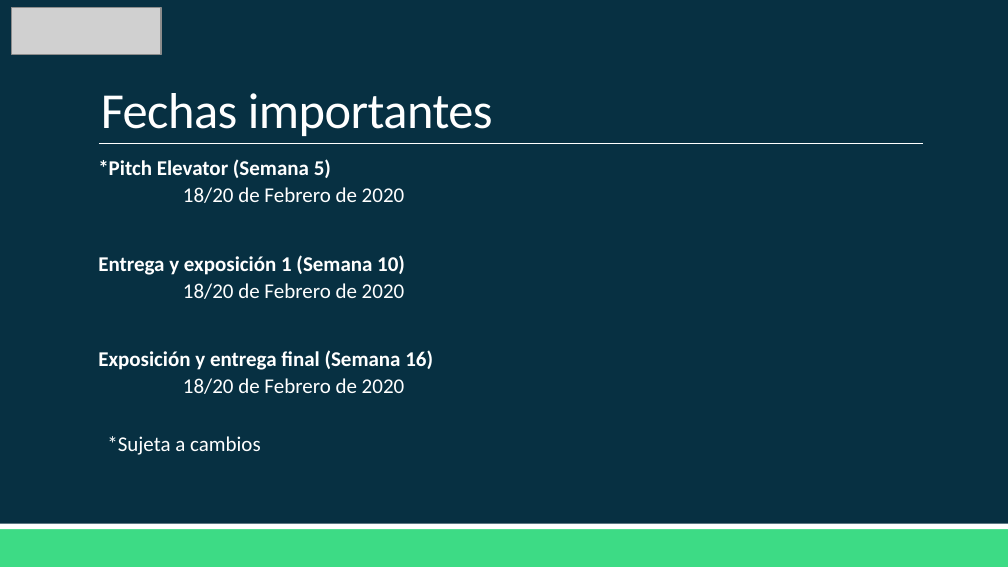
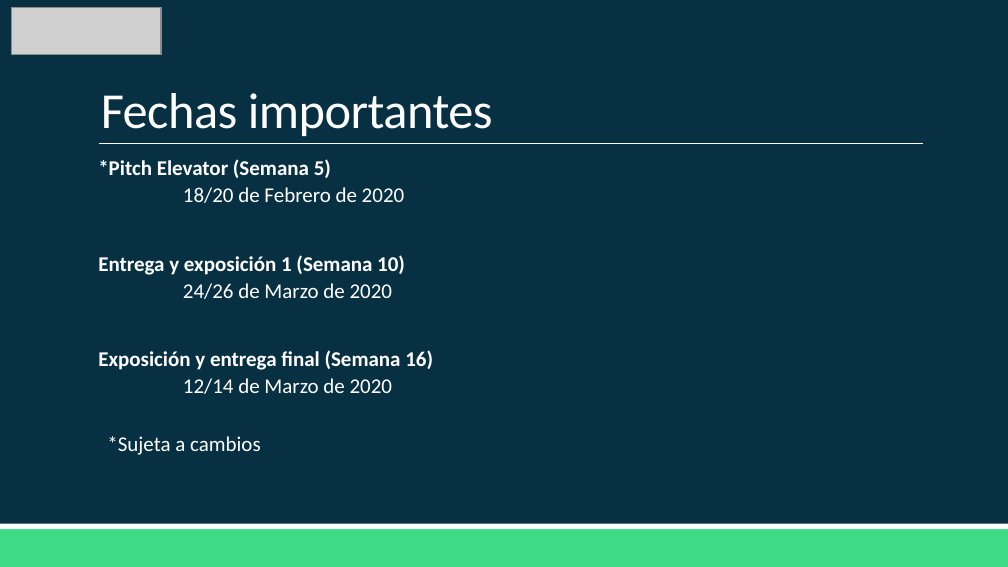
Before and after one commit to Domiciano/AppMoviles201, a slide deck: slide 9 of Clase1/Clase 1.pptx. Drawn at 1008x567 pixels with LibreOffice and Linux fonts; fonts in the diff are those of the drawing; grey boxes stand for pictures. Boxes give left, top, right and bottom in pixels: in the first picture for what was removed or moved away, otherwise in the second. Text is boxed around its words. In the diff, an @@ line names an element or a change of style, - is before the commit and + after.

```diff
--- a/Clase1/Clase 1.pptx
+++ b/Clase1/Clase 1.pptx
@@ text at [183,283,392,299]: text changed @@
-  18/20 de Febrero de 2020
+  24/26 de Marzo de 2020
@@ text at [183,378,392,394]: text changed @@
-  18/20 de Febrero de 2020
+  12/14 de Marzo de 2020
```
Also in this commit, not shown: 1 slide added, 2 other files.
